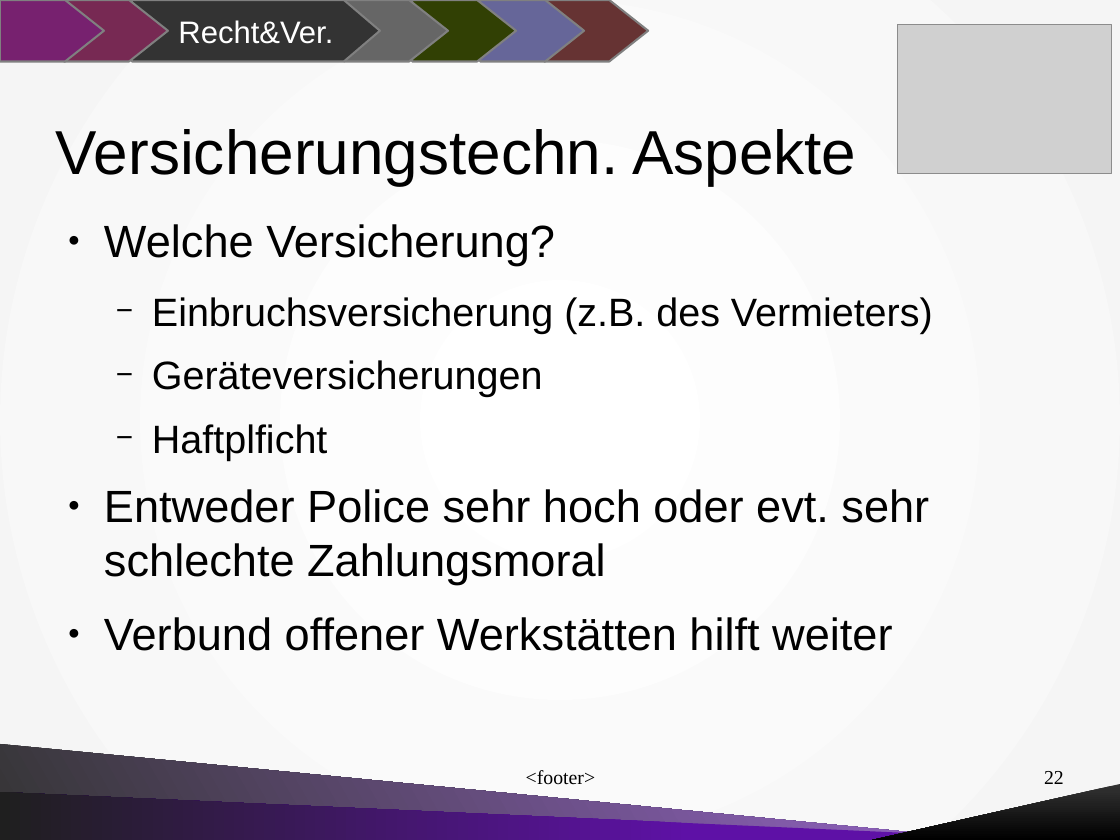
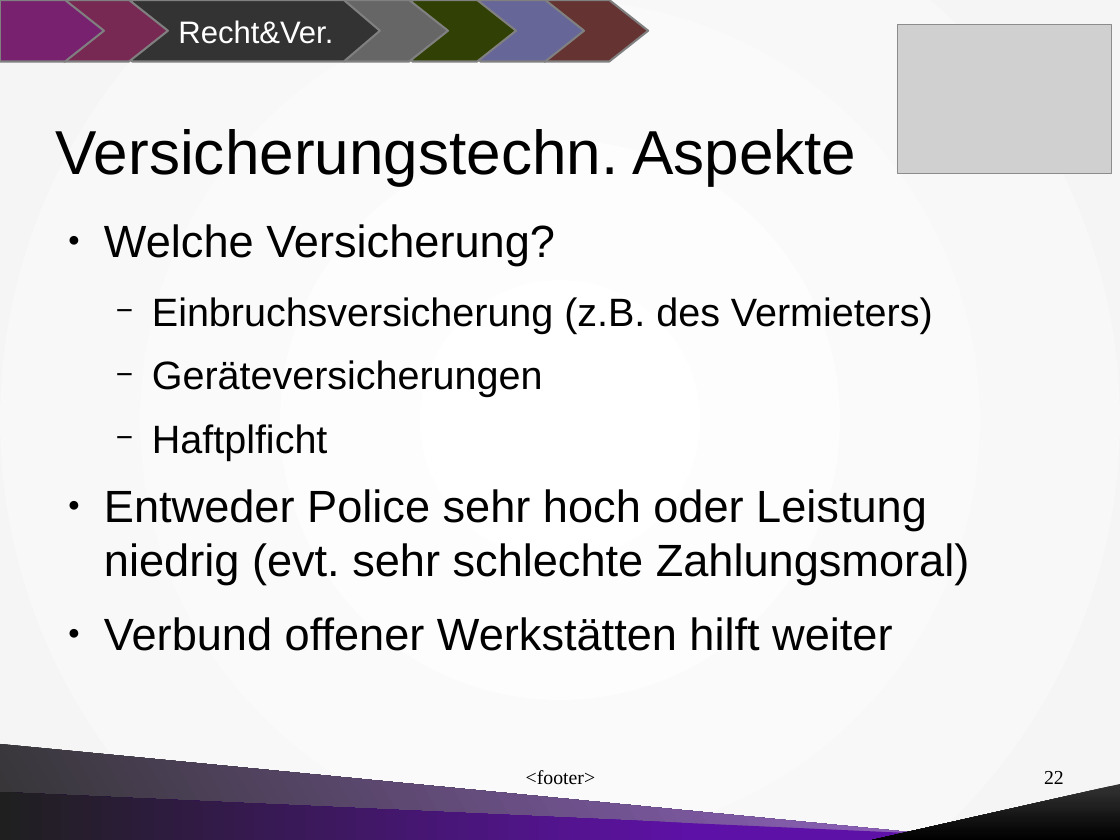
Before and after one commit to mdrobisch/roseguarden, a slide deck: slide 22 of documentation/presentations/Talk_at_VOW_Dresden_Germany_2015-11-06.odp. Drawn at 1120x840 pixels with LibreOffice and Linux fonts; fonts in the diff are those of the drawing; grey boxes stand for pictures. Boxes give left, top, right and bottom in pixels: in the first picture for what was removed or moved away, otherwise in the second. Text is boxed around its words. In the diff, an @@ line names an element or a change of style, - is before the commit and + after.

```diff
--- a/documentation/presentations/Talk_at_VOW_Dresden_Germany_2015-11-06.odp
+++ b/documentation/presentations/Talk_at_VOW_Dresden_Germany_2015-11-06.odp
@@ text at bbox=[104, 489, 970, 585]: text changed @@
-● Entweder Police sehr hoch oder evt. sehr schlechte Zahlungsmoral
+● Entweder Police sehr hoch oder Leistung niedrig (evt. sehr schlechte Zahlungsmoral)
```
Also in this commit, not shown: 6 other slides changed, 22 slides added, 2 slides removed.
